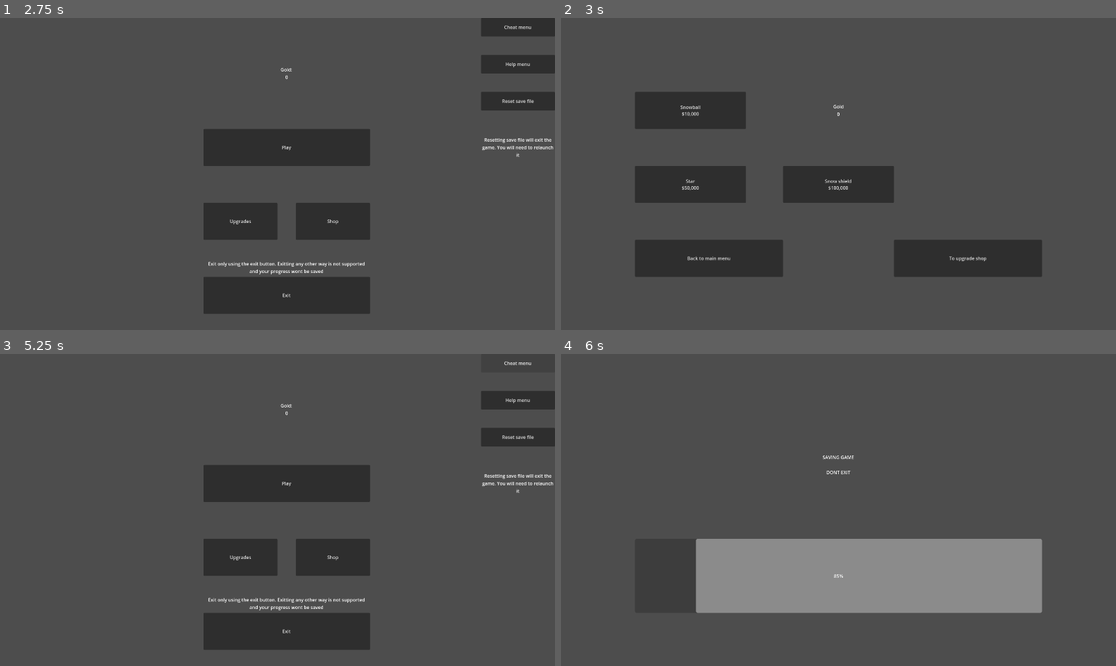
Above: before the commit, frames 1-4 (two rows, left to right).
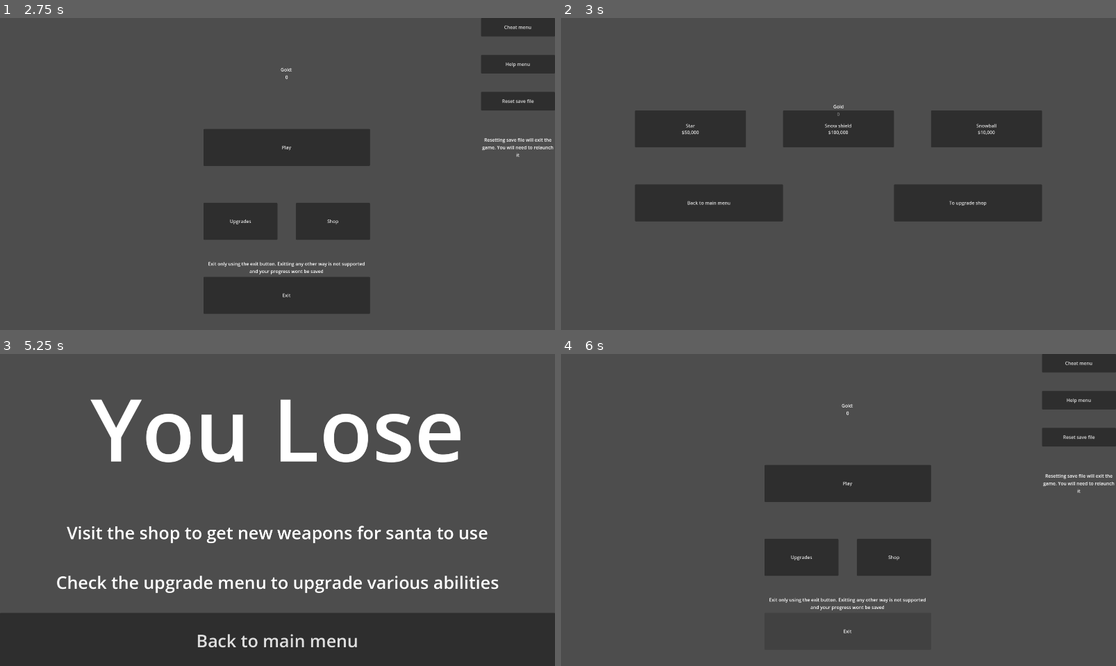
Above: after the commit, the same moments.

Repository: Mohit-Pala/Santa-Survivors
Game: Godot game, scene res://Game/Scenes/Ui/Load Game.tscn
Same seed, same stepped clock (60 frames per second), same inputs: the game is played once before the commit and once after it.
Inputs (mouse positions are in pixels of both pictures, inside the frame that each line leads up to):
- Up to frame 1 (2.75 s): hold D (Right) 0.53-1.28 s; hold S (Down) 1.28-2.03 s; hold D (Right) from 2.03 s (still down)
- Up to frame 2 (3 s): release D (Right) at 2.75 s; click "Shop" at 2.75 s
- Up to frame 3 (5.25 s): click "Back to main menu" at 3.5 s; click "Play" at 4.25 s; click "Flee to main menu" at 5 s
- Up to frame 4 (6 s): click (838, 641) at 5.75 s, where only the run after the commit has a clickable "Back to main menu"

Frame 1 is identical in both runs. In frame 2, 22% of the frame differs, in the area x 13-87%, y 23-83%; in frame 3, 29%, in the area x 0-100%, y 2-100%; in frame 4, 21%.
Error in both runs: Invalid call. Nonexistent function 'changeLimitBreak' in base 'Node (upgrades.gd)'. (res://Game/Scripts/Ui/Load)

Commit message:
fixed minor bugs and added win/lose screen

Diff:
--- /dev/null
+++ b/Game/Scenes/Ui/Lose.tscn
@@ -0,0 +1,43 @@
+[gd_scene load_steps=2 format=3 uid="uid://bonvrrggacp1c"]
+
+[ext_resource type="Script" path="res://Game/Scripts/Ui/Lose.gd" id="1_ffyjl"]
+
+[node name="Lose" type="Control"]
+layout_mode = 3
+anchors_preset = 15
+anchor_right = 1.0
+anchor_bottom = 1.0
+grow_horizontal = 2
+grow_vertical = 2
+script = ExtResource("1_ffyjl")
+
+[node name="Label" type="Label" parent="."]
+layout_mode = 0
+offset_right = 1920.0
+offset_bottom = 512.0
+theme_override_font_sizes/font_size = 300
+text = "You Lose"
+horizontal_alignment = 1
+vertical_alignment = 1
+
+[node name="Label2" type="Label" parent="."]
+layout_mode = 0
+offset_top = 512.0
+offset_right = 1920.0
+offset_bottom = 896.0
+theme_override_font_sizes/font_size = 60
+text = "Visit the shop to get new weapons for santa to use
+
+Check the upgrade menu to upgrade various abilities"
+horizontal_alignment = 1
+vertical_alignment = 1
+
+[node name="Button" type="Button" parent="."]
+layout_mode = 0
+offset_top = 896.0
+offset_right = 1920.0
+offset_bottom = 1088.0
+theme_override_font_sizes/font_size = 60
+text = "Back to main menu"
+
+[connection signal="pressed" from="Button" to="." method="_on_button_pressed"]
--- a/Game/Scenes/Ui/Shop Menu.tscn
+++ b/Game/Scenes/Ui/Shop Menu.tscn
@@ -22,10 +22,10 @@
 
 [node name="Snowball" type="Button" parent="."]
 layout_mode = 0
-offset_left = 256.0
-offset_top = 256.0
-offset_right = 640.0
-offset_bottom = 384.0
+offset_left = 1280.0
+offset_top = 320.0
+offset_right = 1664.0
+offset_bottom = 448.0
 text = "Snowball
 $10,000"
 
@@ -42,18 +42,18 @@
 [node name="Star" type="Button" parent="."]
 layout_mode = 0
 offset_left = 256.0
-offset_top = 512.0
+offset_top = 320.0
 offset_right = 640.0
-offset_bottom = 640.0
+offset_bottom = 448.0
 text = "Star
 $50,000"
 
 [node name="Snow shield" type="Button" parent="."]
 layout_mode = 0
 offset_left = 768.0
-offset_top = 512.0
+offset_top = 320.0
 offset_right = 1152.0
-offset_bottom = 640.0
+offset_bottom = 448.0
 text = "Snow shield
 $100,000"
 
@@ -70,17 +70,17 @@
 [node name="Back to main menu" type="Button" parent="."]
 layout_mode = 0
 offset_left = 256.0
-offset_top = 768.0
+offset_top = 576.0
 offset_right = 768.0
-offset_bottom = 896.0
+offset_bottom = 704.0
 text = "Back to main menu"
 
 [node name="To upgrade menu" type="Button" parent="."]
 layout_mode = 0
 offset_left = 1152.0
-offset_top = 768.0
+offset_top = 576.0
 offset_right = 1664.0
-offset_bottom = 896.0
+offset_bottom = 704.0
 text = "To upgrade shop"
 
 [connection signal="pressed" from="Snowball" to="." method="_on_snowball_pressed"]
--- /dev/null
+++ b/Game/Scenes/Ui/win.tscn
@@ -0,0 +1,43 @@
+[gd_scene load_steps=2 format=3 uid="uid://c7fqm5eongjkd"]
+
+[ext_resource type="Script" path="res://Game/Scripts/Ui/win.gd" id="1_0e8yj"]
+
+[node name="Lose" type="Control"]
+layout_mode = 3
+anchors_preset = 15
+anchor_right = 1.0
+anchor_bottom = 1.0
+grow_horizontal = 2
+grow_vertical = 2
+script = ExtResource("1_0e8yj")
+
+[node name="Label" type="Label" parent="."]
+layout_mode = 0
+offset_right = 1920.0
+offset_bottom = 512.0
+theme_override_font_sizes/font_size = 300
+text = "You Win"
+horizontal_alignment = 1
+vertical_alignment = 1
+
+[node name="Label2" type="Label" parent="."]
+layout_mode = 0
+offset_top = 512.0
+offset_right = 1920.0
+offset_bottom = 896.0
+theme_override_font_sizes/font_size = 60
+text = "Get limit break from upgrades menu to further upgrade santa
+
+Increase your curse and see how long you last"
+horizontal_alignment = 1
+vertical_alignment = 1
+
+[node name="Button" type="Button" parent="."]
+layout_mode = 0
+offset_top = 896.0
+offset_right = 1920.0
+offset_bottom = 1088.0
+theme_override_font_sizes/font_size = 60
+text = "Back to main menu"
+
+[connection signal="pressed" from="Button" to="." method="_on_button_pressed"]
--- a/Game/Scripts/Enemies/Grinch.gd
+++ b/Game/Scripts/Enemies/Grinch.gd
@@ -17,7 +17,7 @@
 	if health <= 0:
 		Gold.changeGold(Gold.gold + 10000 + Run.enemiesKilled * 500 +(Run.enemiesKilled * 500 * 0.026 * 1.2**Upgrades.greed))
 		Run.reset()
-		get_tree().change_scene_to_file("res://Game/Scenes/Ui/Main Menu.tscn")
+		get_tree().change_scene_to_file("res://Game/Scenes/Ui/win.tscn")
 
 func _physics_process(delta):
 	position.x = move_toward(self.position.x, Run.charPosx, delta * (60))
--- a/Game/Scripts/Global Variables/run.gd
+++ b/Game/Scripts/Global Variables/run.gd
@@ -41,6 +41,7 @@
 	enemiesKilled = 0
 	charHealth = 10 + Upgrades.health
 	charMaxHealth = charHealth
+	snowShieldActive = false
 
 func changeBlackHoleStatus(new):
 	blackHoleActive = new
--- a/Game/Scripts/Main/Main.gd
+++ b/Game/Scripts/Main/Main.gd
@@ -46,8 +46,8 @@
 	if(Shop.snowShield):
 		$Shield.start(shieldTimer)
 
-	print(Upgrades.projectileTimeout)
-	print(candyTimer)
+	# print(Upgrades.projectileTimeout)
+	# print(candyTimer)
 
 # Called every frame. 'delta' is the elapsed time since the previous frame.
 func _process(_delta):
@@ -58,7 +58,7 @@
 func _on_flee_pressed():
 	Gold.changeGold(Gold.gold + Run.enemiesKilled * 500 + (Run.enemiesKilled * 500 * 0.026 * 1.2**Upgrades.greed))
 	Run.reset()
-	get_tree().change_scene_to_file("res://Game/Scenes/Ui/Main Menu.tscn")
+	get_tree().change_scene_to_file("res://Game/Scenes/Ui/Lose.tscn")
 
 
 func _on_candy_timeout():
@@ -66,7 +66,7 @@
 		var candy = load("res://Game/Scenes/Weapons/candy.tscn").instantiate()
 		candy.position = $Santa.position
 		add_child(candy)
-		print("Spawned candy")
+		# print("Spawned candy")
 		await get_tree().create_timer(0.05).timeout
 
 
@@ -84,13 +84,13 @@
 		enemy.position.x = randi_range(0 , screenSize.x)
 		enemy.position.y = randi_range(0 ,screenSize.y)
 		add_child(enemy)
-		print("Spawned Enemy")
+		# print("Spawned Enemy")
 
 
 func _on_regen_timeout():
 	if(Run.charHealth < Run.charMaxHealth):
 		Run.charHealth += 1
-		print("Gained 1 hp")
+		# print("Gained 1 hp")
 
 
 func _on_snowball_timeout():
@@ -99,7 +99,7 @@
 			var snowball = load("res://Game/Scenes/Weapons/Snowball.tscn").instantiate()
 			snowball.position = $Santa.position
 			add_child(snowball)
-			print("Spawned snowball")
+			# print("Spawned snowball")
 	else:
 		pass
 
@@ -108,7 +108,7 @@
 	var tree = load("res://Game/Scenes/Weapons/Healing Tree.tscn").instantiate()
 	tree.position = $Santa.position
 	add_child(tree)
-	print("Spawned tree")
+	# print("Spawned tree")
 
 
 func _on_boss_timeout():
@@ -125,7 +125,7 @@
 	# spawn boss
 	var grinch = load("res://Game/Scenes/Enemies/Grinch.tscn").instantiate()
 	add_child(grinch)
-	print("Spawned boss")
+	# print("Spawned boss")
 
 func notify_send(message):
 	await get_tree().create_timer(0.1).timeout
@@ -138,11 +138,11 @@
 	var star = load("res://Game/Scenes/Weapons/Star.tscn").instantiate()
 	star.position = $Santa.position
 	add_child(star)
-	print("Spawned star")
+	# print("Spawned star")
 
 
 func _on_shield_timeout():
-	print("activating shield")
+	# print("activating shield")
 	Run.resetSnowShield()
 	Run.snowShieldActive = true
 
--- a/Game/Scripts/Player/Santa.gd
+++ b/Game/Scripts/Player/Santa.gd
@@ -31,7 +31,7 @@
 	if(Run.charHealth <= 0):
 		Gold.changeGold(Gold.gold + Run.enemiesKilled * 500 +(Run.enemiesKilled * 500 * 0.026 * 1.2**Upgrades.greed))
 		Run.reset()
-		get_tree().change_scene_to_file("res://Game/Scenes/Ui/Main Menu.tscn")
+		get_tree().change_scene_to_file("res://Game/Scenes/Ui/Lose.tscn")
 	# 8 way input
 	get_input(delta)
 	move_and_slide()
--- /dev/null
+++ b/Game/Scripts/Ui/Lose.gd
@@ -0,0 +1,6 @@
+extends Control
+
+
+
+func _on_button_pressed():
+	get_tree().change_scene_to_file("res://Game/Scenes/Ui/Main Menu.tscn")
--- /dev/null
+++ b/Game/Scripts/Ui/win.gd
@@ -0,0 +1,4 @@
+extends Control
+
+func _on_button_pressed():
+	get_tree().change_scene_to_file("res://Game/Scenes/Ui/Main Menu.tscn")
--- a/Game/Scripts/Weapons/Star.gd
+++ b/Game/Scripts/Weapons/Star.gd
@@ -20,7 +20,7 @@
 		Run.blackHoleActive = true
 
 	if Run.blackHoleActive == true:
-		print("Sucking in enemies")
+		# print("Sucking in enemies")
 		Run.changeCharPos(self.position.x, self.position.y)
 
 func _on_black_hole_timer_timeout():
